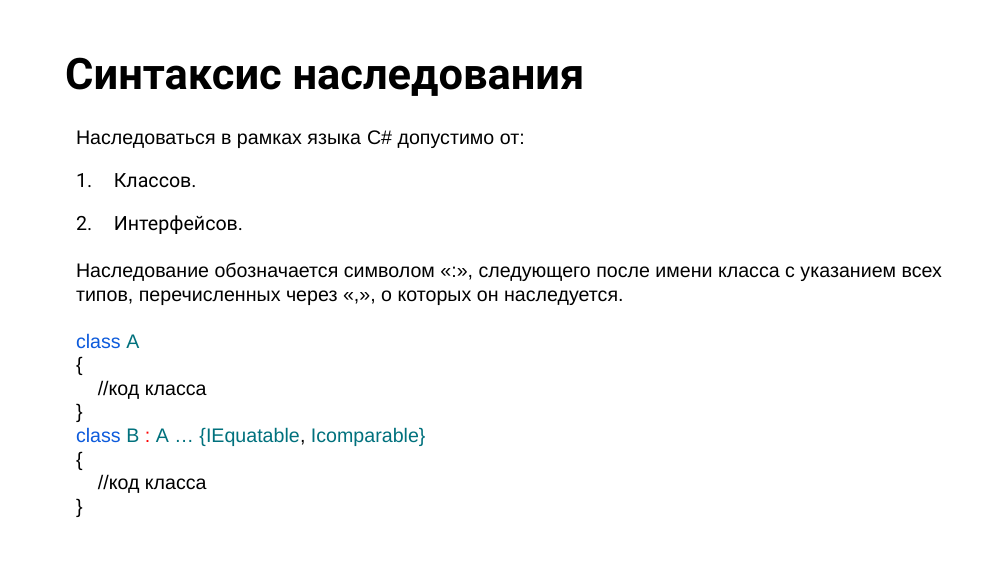
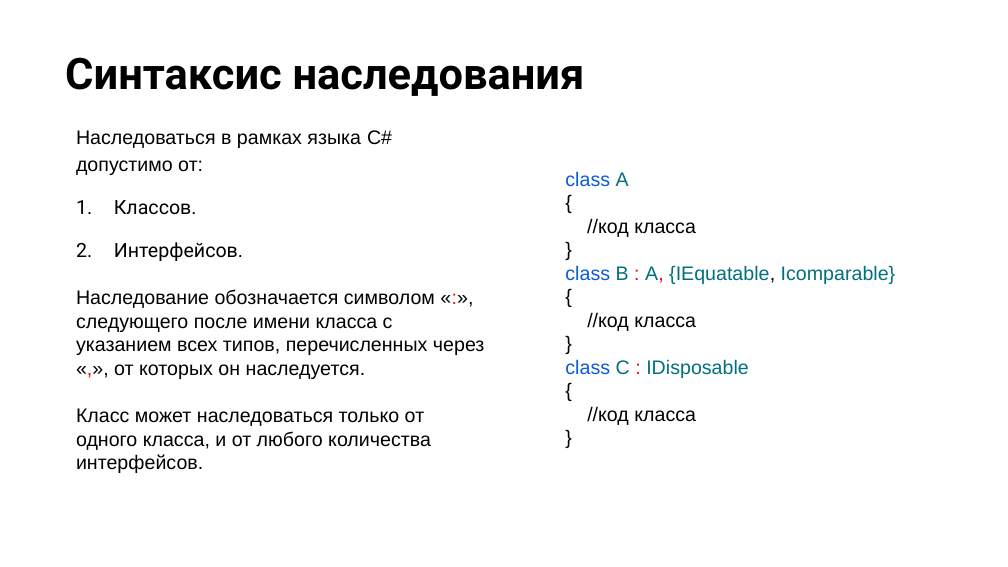
Before and after one commit to NilovPavel/OOP, a slide deck: slide 11 of ООП.pptx. Drawn at 1008x567 pixels with LibreOffice and Linux fonts; fonts in the diff are those of the drawing; background and template pictures are left out. Boxes give left, top, right and bottom in pixels: in the first picture for what was removed or moved away, otherwise in the second. Text is boxed around its words. In the diff, an @@ line names an element or a change of style, - is before the commit and + after.

```diff
--- a/ООП.pptx
+++ b/ООП.pptx
@@ text added at [565, 171, 896, 425], 14 pt, text #000000 @@
+class A
+{
+//код класса
+}
+class B : A, {IEquatable, Icomparable}
+{
+//код класса
+}
+class С : IDisposable
+{
+//код класса
+}
@@ text at [76, 289, 485, 473]: text changed @@
-Наследование обозначается символом «:», следующего после имени класса с указанием всех типов, перечисленных через «,», о которых он наследуется.
-class A
-{
-//код класса
-}
-class B : A … {IEquatable, Icomparable}
-{
-//код класса
-}
+Наследование обозначается символом «:», следующего после имени класса с указанием всех типов, перечисленных через «,», от которых он наследуется.
+Класс может наследоваться только от одного класса, и от любого количества интерфейсов.
```
Also in this commit, not shown: 2 other slides changed, 4 slides added, 1 slide removed, 19 other files.
